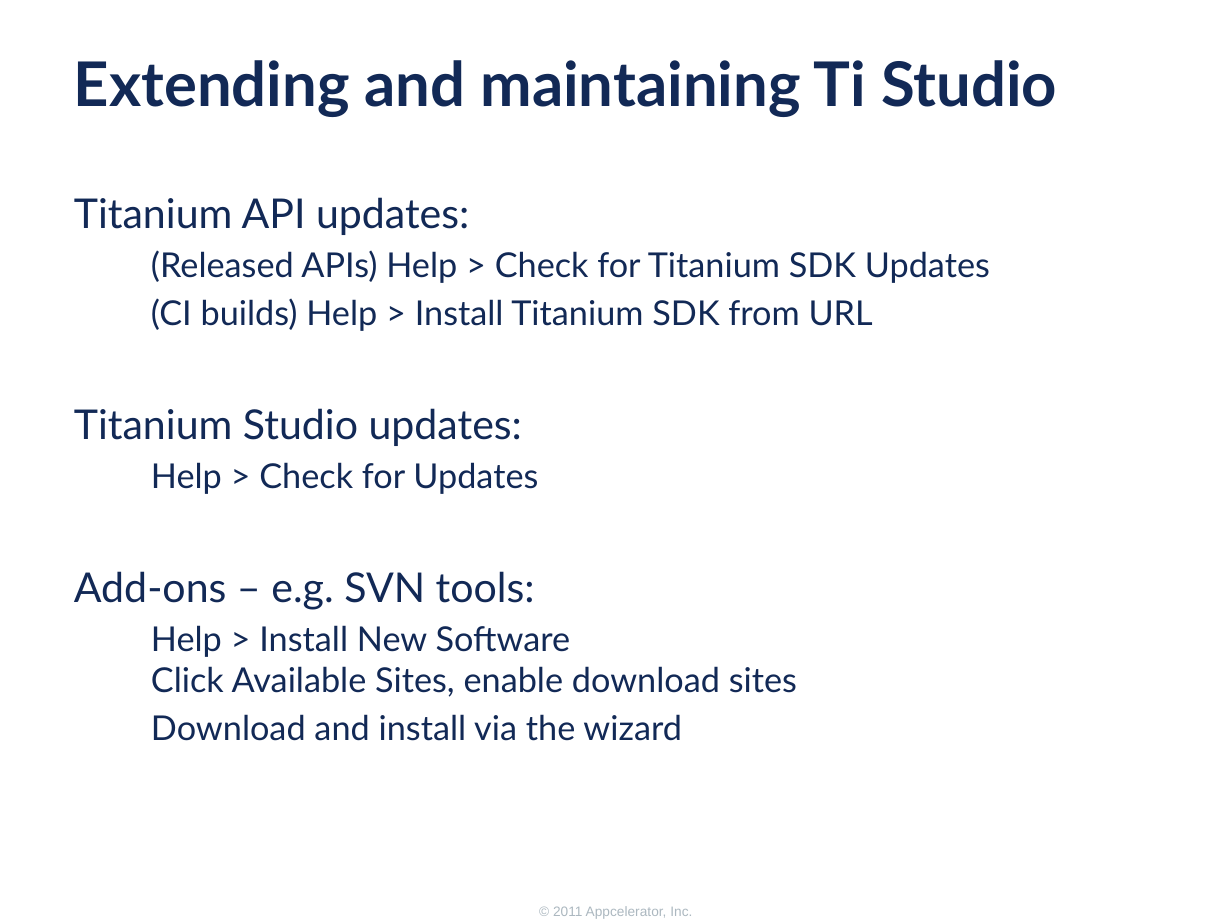
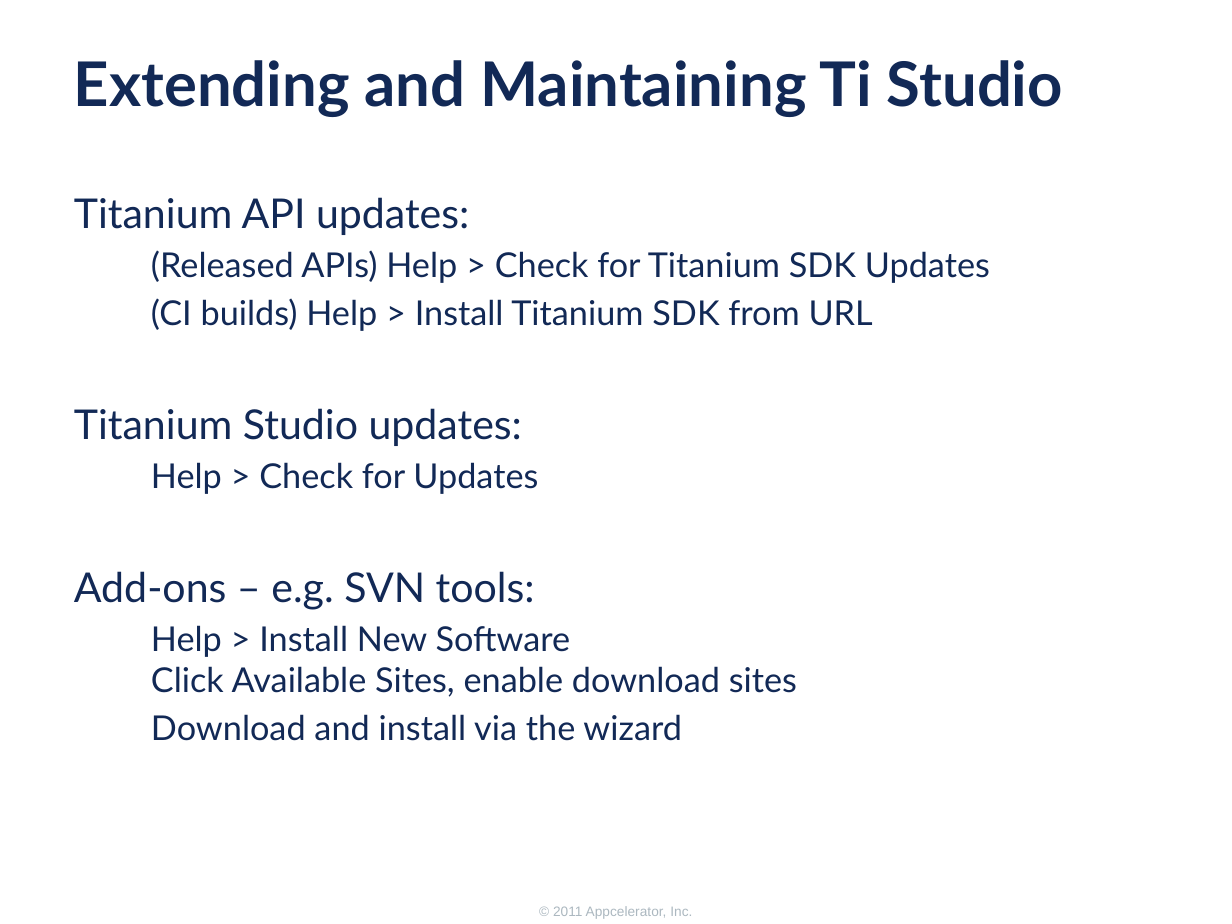
Before and after one commit to appcelerator-forks/appcelerator-training.tcmd_certification, a slide deck: slide 23 of 300/300.pptx (slide 22 before the commit). Drawn at 1232x924 pixels with LibreOffice and Linux fonts; fonts in the diff are those of the drawing; background and template pictures are left out. Boxes give left, top, right and bottom in pixels: in the first picture for what was removed or moved away, otherwise in the second. Text is boxed around its words. In the diff, an @@ line names an element or a change of style, - is before the commit and + after.

```diff
--- a/300/300.pptx
+++ b/300/300.pptx
@@ title at bbox=[74, 60, 1063, 117]: text changed @@
-Extending and maintaining Ti Studio
+Extending and Maintaining Ti Studio
```
Also in this commit, not shown: 10 other slides changed, 1 slide added, 1 other file.
